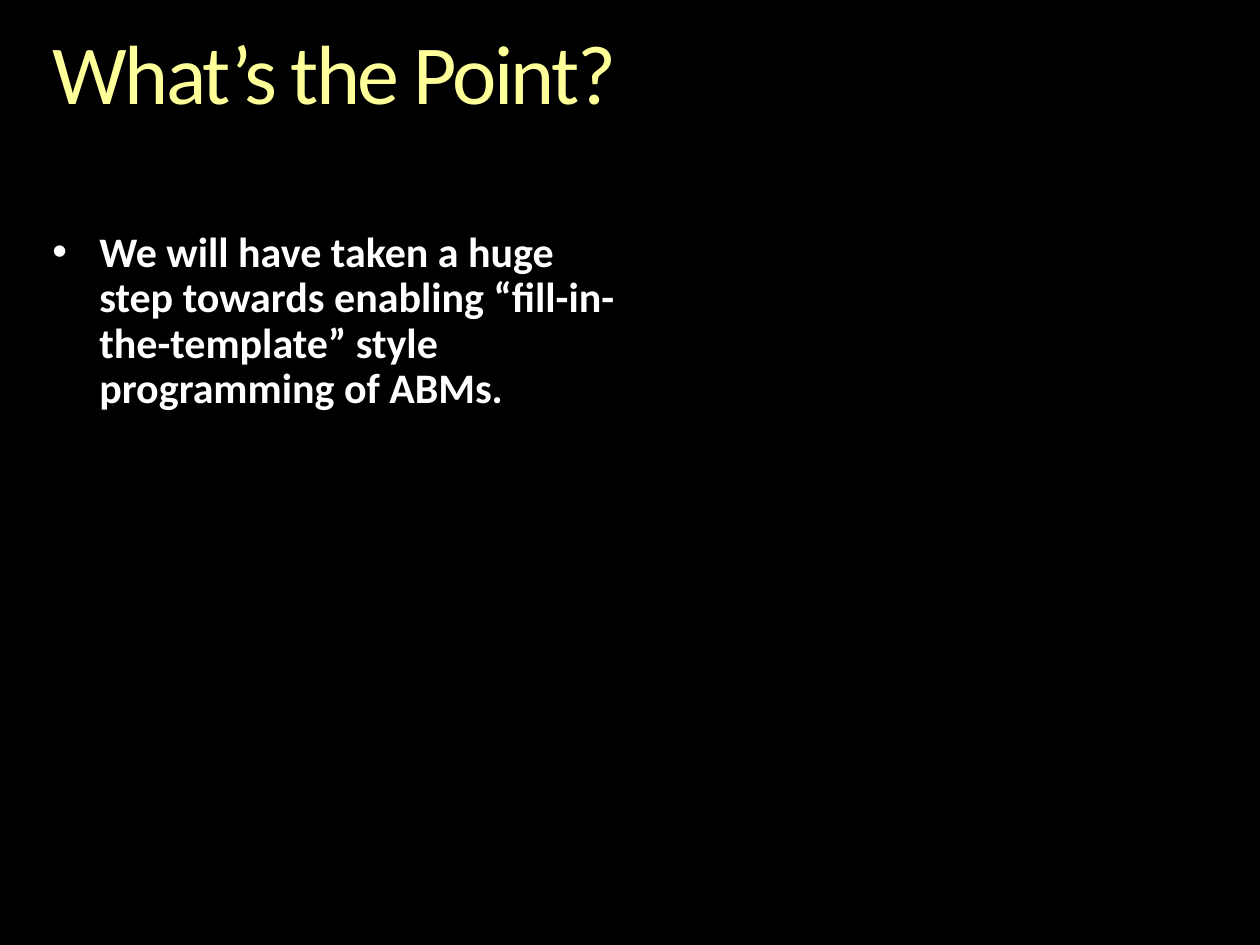
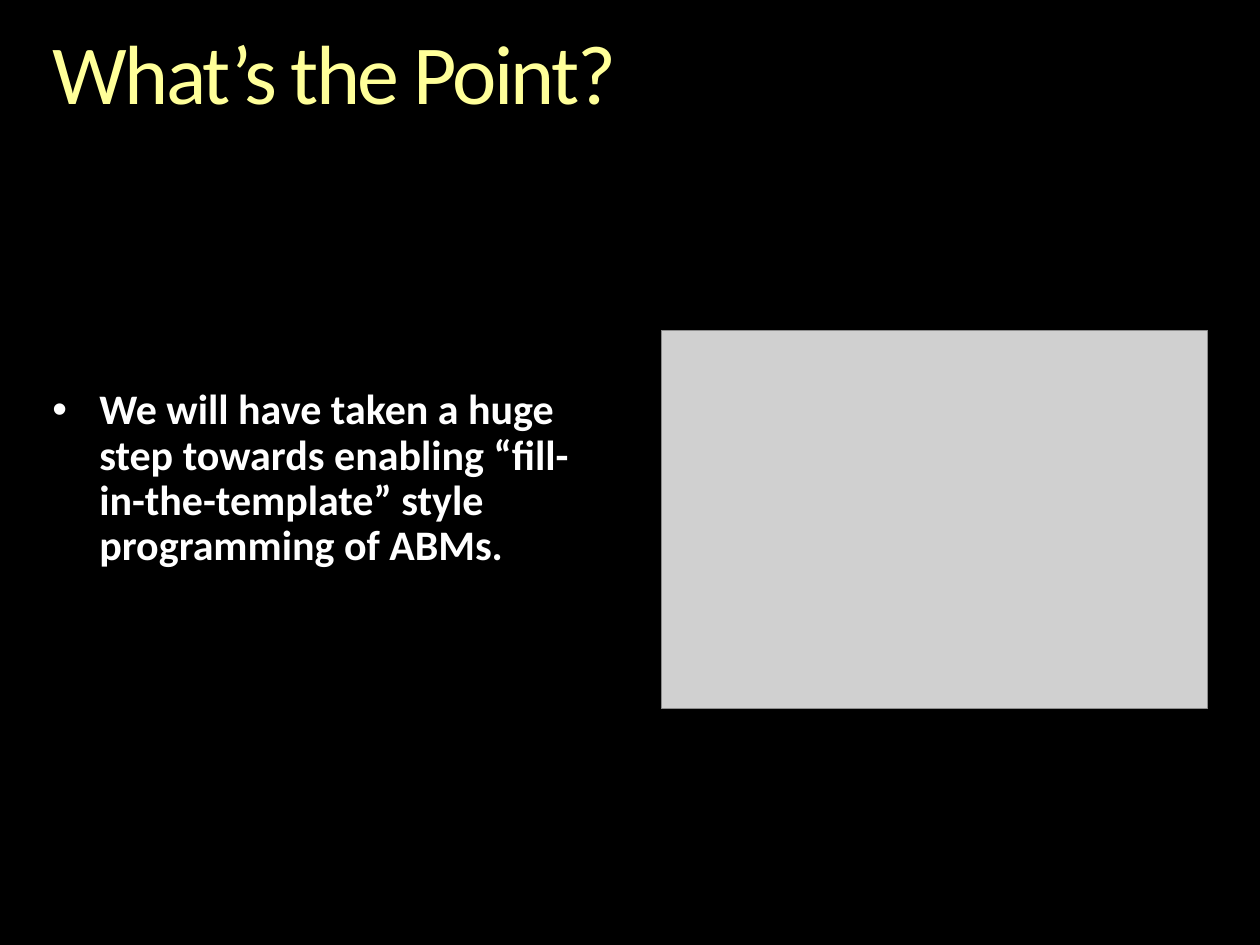
Before and after one commit to gcallah/indras_net, a slide deck: slide 24 of docs/ABMsAsAlgebraic.pptx. Drawn at 1260x945 pixels with LibreOffice and Linux fonts; fonts in the diff are those of the drawing; grey boxes stand for pictures; background and template pictures are left out. Boxes give left, top, right and bottom in pixels: in the first picture for what was removed or moved away, otherwise in the second. Text is boxed around its words. In the diff, an @@ line names an element or a change of style, - is before the commit and + after.

Commit message:
Enhanced ABMsAsAlgebraic.pptx and ABMsAsAlgebraic.docx

```diff
--- a/docs/ABMsAsAlgebraic.pptx
+++ b/docs/ABMsAsAlgebraic.pptx
@@ picture added at (x1=662, y1=330, x2=1207, y2=708) @@
@@ text "We will have taken a ..." rewrapped from (x1=99, y1=237, x2=615, y2=410) to (x1=99, y1=394, x2=569, y2=567) @@
```
Also in this commit, not shown: 3 other slides changed, 1 slide added.
